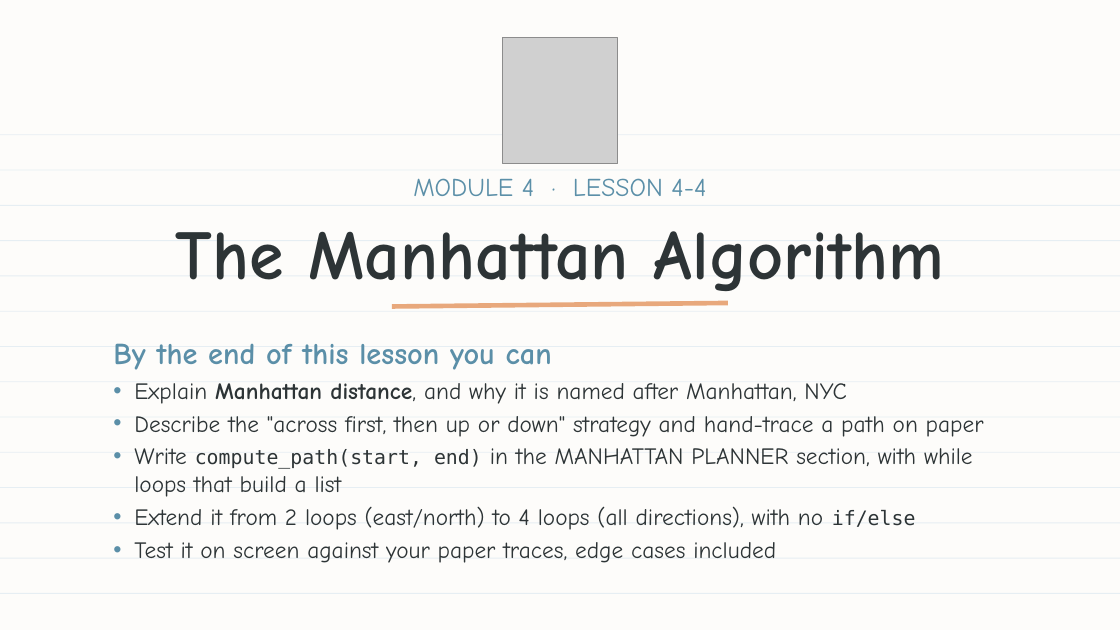
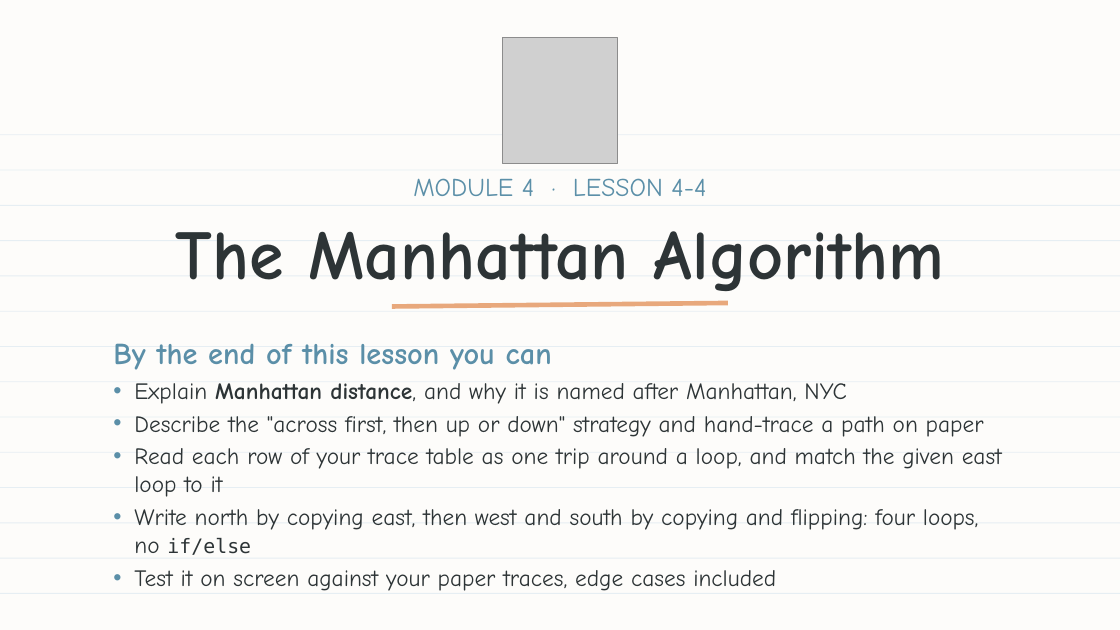
Before and after one commit to bradamiller/LearningPython, a slide deck: slide 1 of static/slides/module-04-manhattan/module-4-lesson-04-the-manhattan-algorithm.pptx. Drawn at 1120x630 pixels with LibreOffice and Linux fonts; fonts in the diff are those of the drawing; grey boxes stand for pictures. Boxes give left, top, right and bottom in pixels: in the first picture for what was removed or moved away, otherwise in the second. Text is boxed around its words. In the diff, an @@ line names an element or a change of style, - is before the commit and + after.

```diff
--- a/static/slides/module-04-manhattan/module-4-lesson-04-the-manhattan-algorithm.pptx
+++ b/static/slides/module-04-manhattan/module-4-lesson-04-the-manhattan-algorithm.pptx
@@ text at <box>134,448,1002,555</box>: text changed @@
-• Write compute_path(start, end) in the MANHATTAN PLANNER section, with while loops that build a list
-• Extend it from 2 loops (east/north) to 4 loops (all directions), with no if/else
+• Read each row of your trace table as one trip around a loop, and match the given east loop to it
+• Write north by copying east, then west and south by copying and flipping: four loops, no if/else
```
Also in this commit, not shown: 9 other slides changed, 2 slides added, 2 slides removed, 47 other files.
